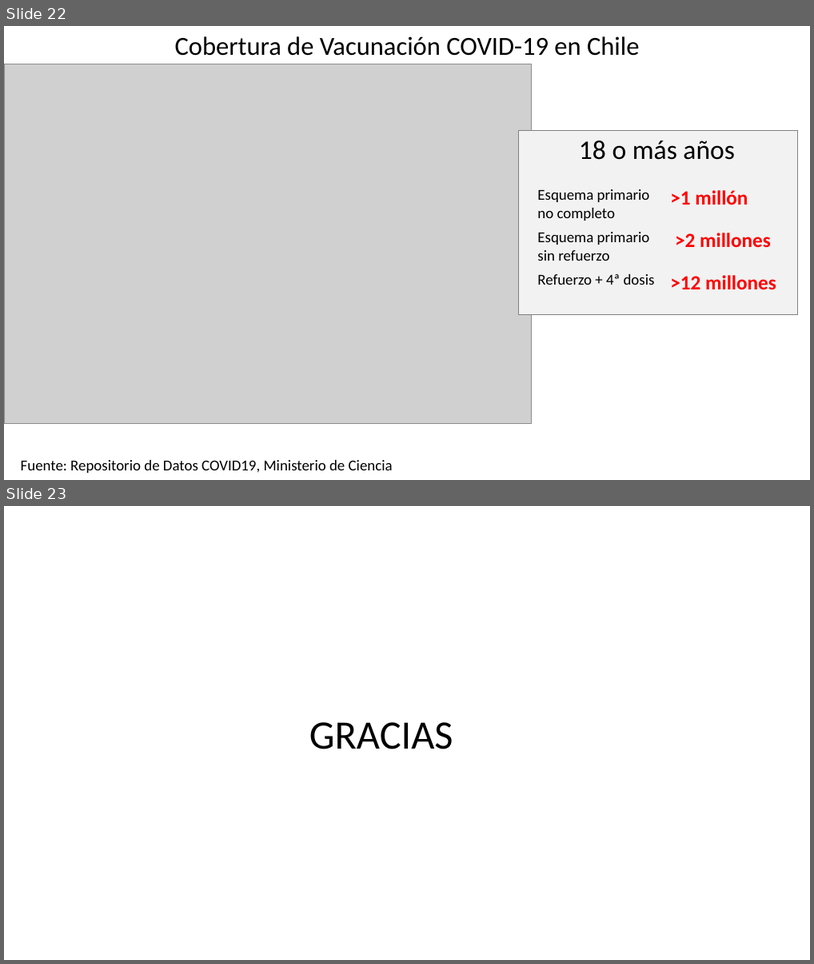
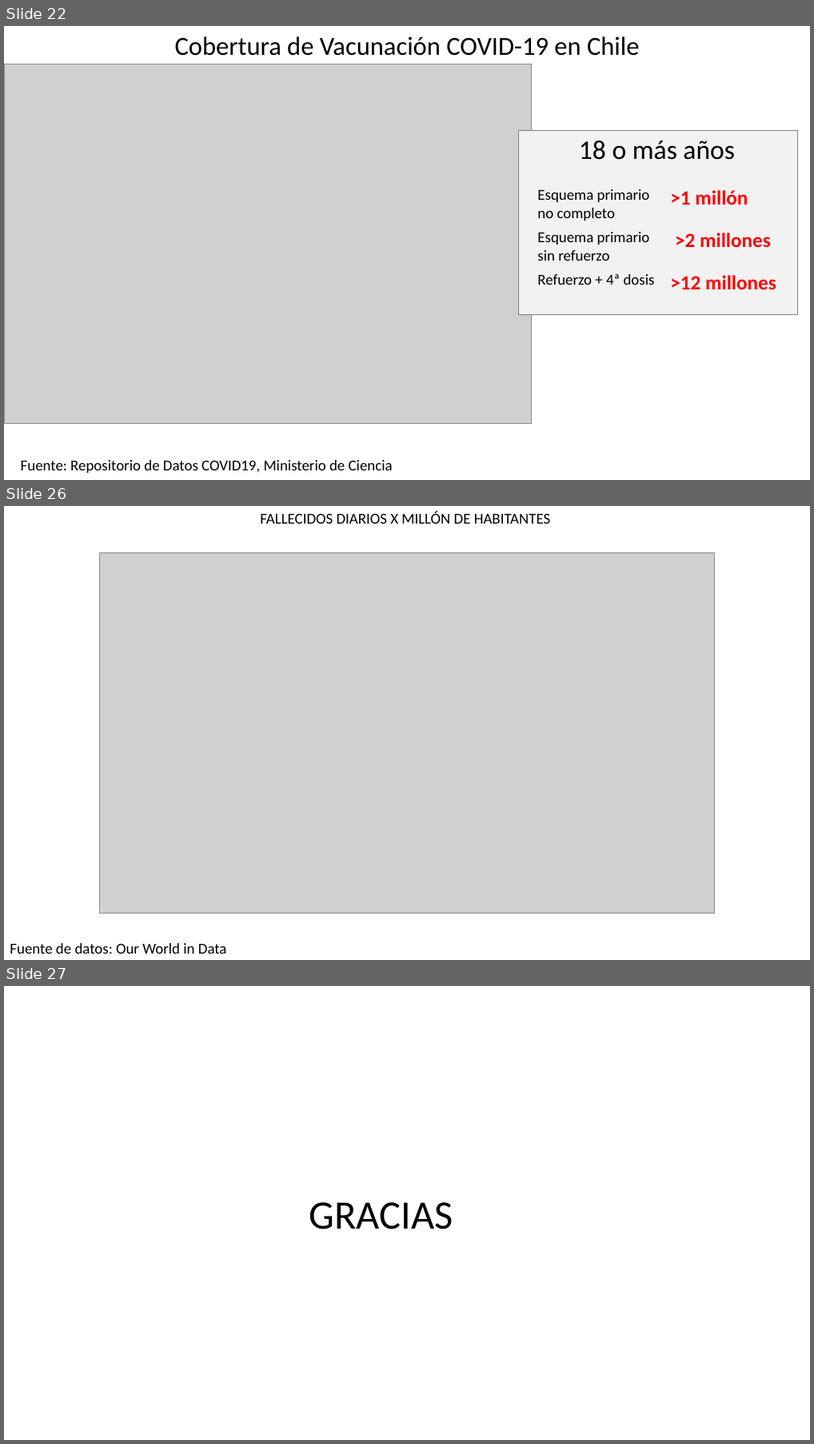
Before and after one commit to dataCovid19CL/capsulasSemanales, a slide deck: DATOS COVID Chile 2022 02 05.pptx. Shown one above the other, each under a label of ours: slides 22 and 23 before the commit, slides 22, 26 and 27 after it; the slides between them are not shown. The pictures are 814x964 and 814x1444 pixels, drawn with LibreOffice and Linux fonts; fonts in the diff are those of the drawing; grey boxes stand for pictures. Boxes give left, top, right and bottom in pixels: in the first picture for what was removed or moved away, otherwise in the second. Text is boxed around its words. In the diff, an @@ line names an element or a change of style, - is before the commit and + after.

```diff
--- a/DATOS COVID Chile 2022 02 05.pptx
+++ b/DATOS COVID Chile 2022 02 05.pptx
@@ slide 26 added at (x1=4, y1=506, x2=810, y2=960), background #FFFFFF @@
@@ text added at (x1=260, y1=512, x2=551, y2=524), 18 pt, text #000000 @@
+FALLECIDOS DIARIOS X MILLÓN DE HABITANTES
@@ picture added at (x1=99, y1=552, x2=715, y2=913) @@
@@ text added at (x1=10, y1=943, x2=227, y2=953), 18 pt, text #000000 @@
+Fuente de datos: Our World in Data
@@ what was slide 23 is now slide 27 @@
```
Also in this commit, not shown: 4 slides changed, 3 other slides added, 1 slide removed.
